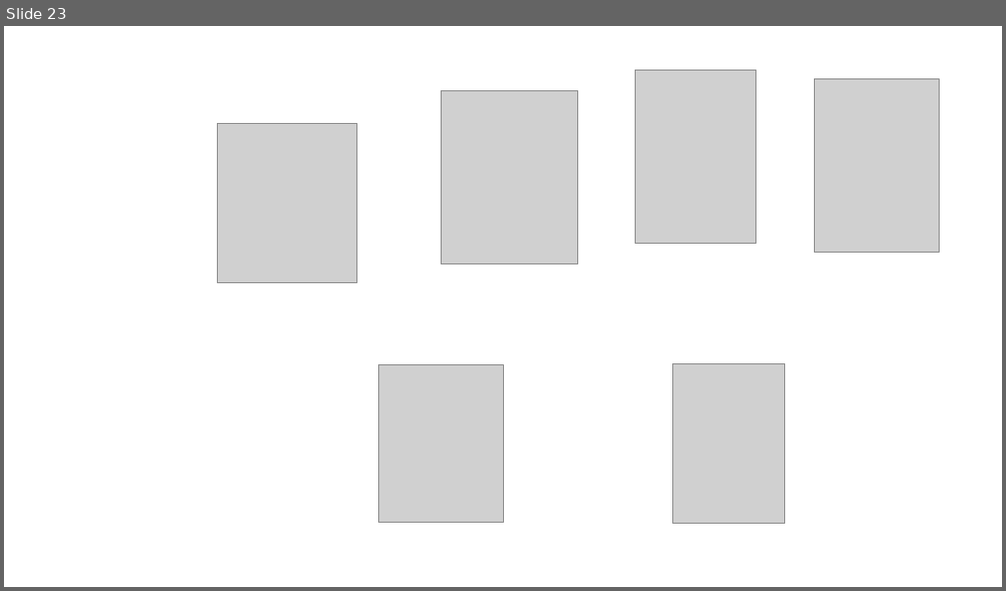
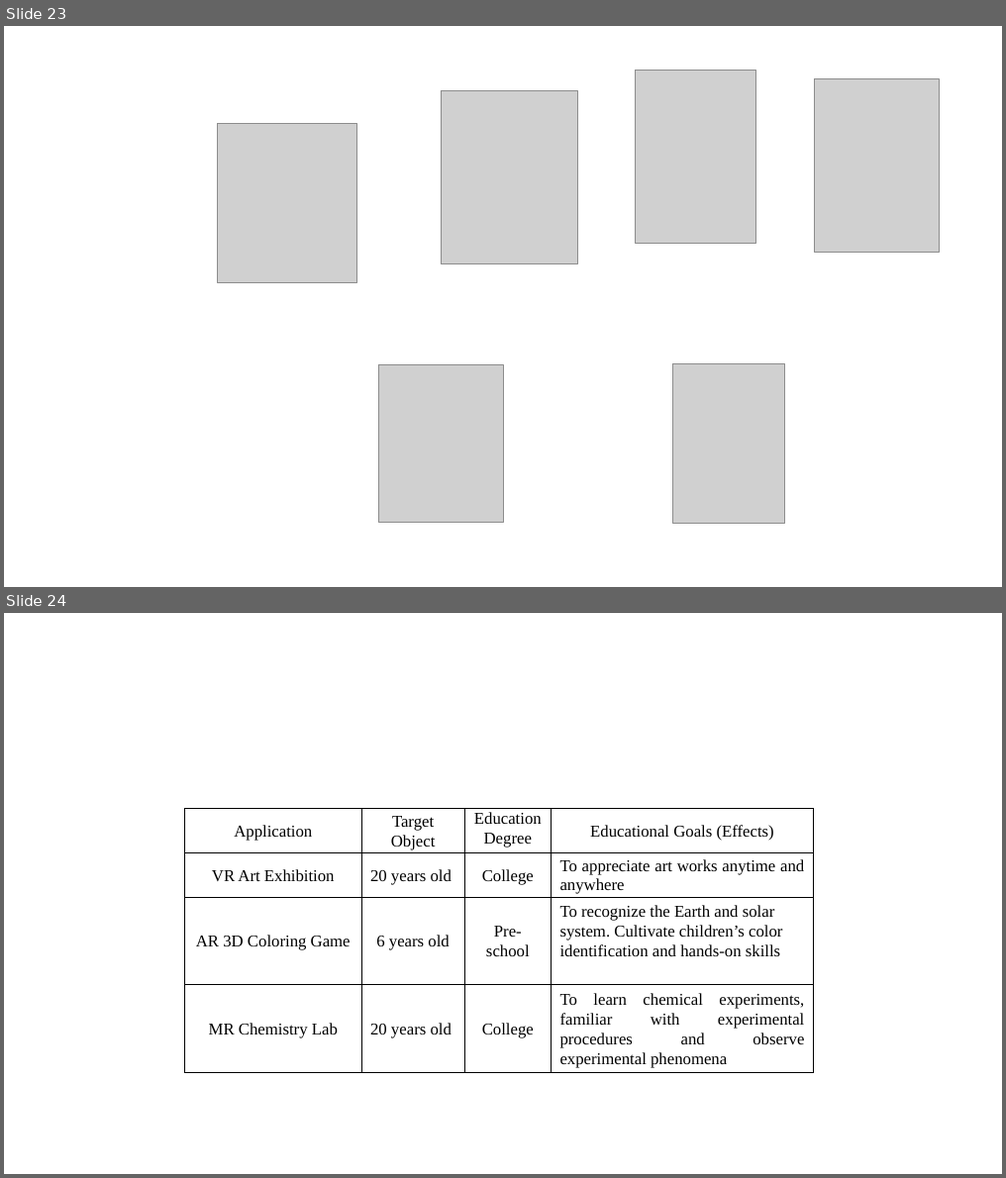
Before and after one commit to duanxiaoyun/PhD-thesis-, a slide deck: temp files.pptx. Shown one above the other, each under a label of ours: slide 23 before the commit, slides 23 and 24 after it. The pictures are 1006x591 and 1006x1178 pixels, drawn with LibreOffice and Linux fonts; fonts in the diff are those of the drawing; grey boxes stand for pictures. Boxes give left, top, right and bottom in pixels: in the first picture for what was removed or moved away, otherwise in the second. Text is boxed around its words. In the diff, an @@ line names an element or a change of style, - is before the commit and + after.

```diff
--- a/temp files.pptx
+++ b/temp files.pptx
@@ slide 24 added at bbox=[4, 613, 1002, 1174], background #FFFFFF @@
@@ table added at bbox=[185, 808, 815, 1072], 4 rows, 4 columns @@
+Application | Target Object | Education Degree | Educational Goals (Effects)
+VR Art Exhibition | 20 years old | College | To appreciate art works anytime and anywhere
+AR 3D Coloring Game | 6 years old | Pre-school | To recognize the Earth and solar system. Cultivate children’s color identification and hands-on skills
+MR Chemistry Lab | 20 years old | College | To learn chemical experiments, familiar with experimental procedures and observe experimental phenomena
```
Also in this commit, not shown: 2 slides changed, 16 other files.
